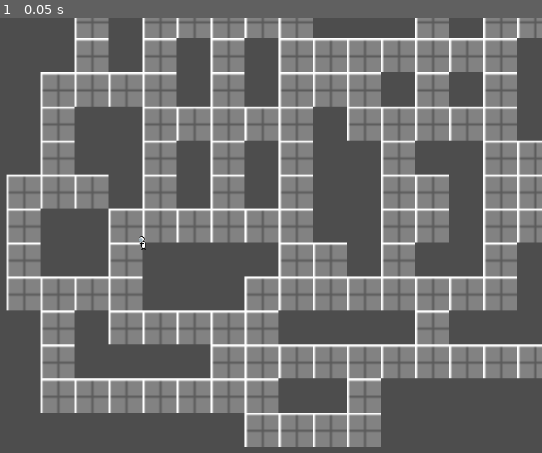
Above: before the commit, frame 1.
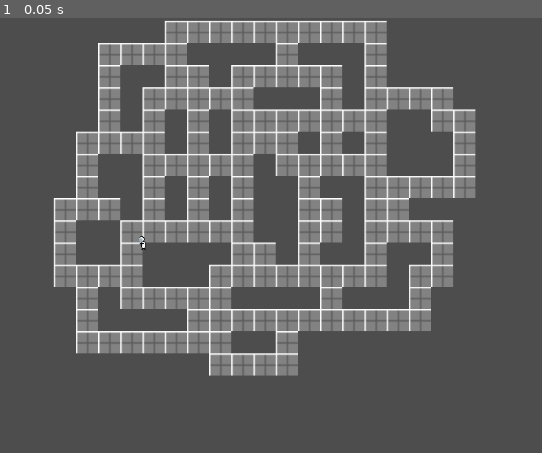
Above: after the commit, the same moment.

Repository: TreadTheDawnGames/GodotWildJam81
Game: Godot game, scene res://Scenes/crewmate_test.tscn
Same seed, same stepped clock (60 frames per second), same inputs: the game is played once before the commit and once after it. This scene is started directly instead of the project's main scene.
Inputs:
- Up to frame 1 (0.05 s): no input

The runs differ from the first frame. In frame 1, 54% of the frame differs, in the area x 1-100%, y 0-99%.

Commit message:
mouse clicking now reads the tilemap

Diff:
--- a/Scenes/crewmate_test.tscn
+++ b/Scenes/crewmate_test.tscn
@@ -11,6 +11,7 @@
 @onready var crewmate: Crewmate = $Crewmate
 @onready var label: Label = $Label
 @onready var camera: Camera2D = $Camera2D
+@onready var tilemap: TileMapLayer = $TileMapLayer
 
 signal changed_navpoint(pos: Vector2)
 
@@ -31,7 +32,10 @@
 
 	if event is InputEventMouse:
 		if event.is_action_pressed(\"AOS.debug_left_click\"):
-			label.text = str(Global.mouse_position_to_local(event, camera))
+			var mousepos = Global.mouse_position_to_local(event, camera)
+			label.text = str(mousepos)
+			var cell: Vector2i = tilemap.local_to_map(tilemap.to_local(mousepos))
+			print(tilemap.get_cell_source_id(cell) >= 0)
 		pass
 "
 
@@ -67,19 +71,16 @@
 1:1/next_alternative_id = 2
 1:1/0 = 0
 1:1/0/navigation_layer_0/polygon = SubResource("NavigationPolygon_udih6")
-1:1/0/custom_data_0 = true
 
 [sub_resource type="TileSet" id="TileSet_yfc8g"]
 navigation_layer_0/layers = 1
-custom_data_layer_0/name = "Navigability"
-custom_data_layer_0/type = 1
 sources/0 = SubResource("TileSetAtlasSource_udih6")
 
 [node name="CrewmateTest" type="Node2D"]
 script = SubResource("GDScript_udih6")
 
 [node name="TileMapLayer" type="TileMapLayer" parent="."]
-scale = Vector2(3.07, 3.07)
+scale = Vector2(2, 2)
 tile_map_data = PackedByteArray("AAD8////AAABAAEAAAD8/wAAAAABAAEAAAD8/wEAAAABAAEAAAD9/wEAAAABAAEAAAD+/wEAAAABAAEAAAD//w …(2432 unchanged characters)…
 tile_set = SubResource("TileSet_yfc8g")
 
@@ -103,5 +104,6 @@
 [node name="Label" type="Label" parent="."]
 offset_right = 40.0
 offset_bottom = 23.0
+metadata/_edit_use_anchors_ = true
 
 [connection signal="changed_navpoint" from="." to="Crewmate" method="_debug_crewmate_test_changed_navpoint"]
--- a/Scripts/global.gd
+++ b/Scripts/global.gd
@@ -1,4 +1,6 @@
 extends Node
+
+const TILEMAP_DATA_LAYER_BOOLEAN_NAVIGATION = "BooleanNavigation"
 
 
 func mouse_position_to_local(input: InputEventMouse, camera: Camera2D) -> Vector2:
